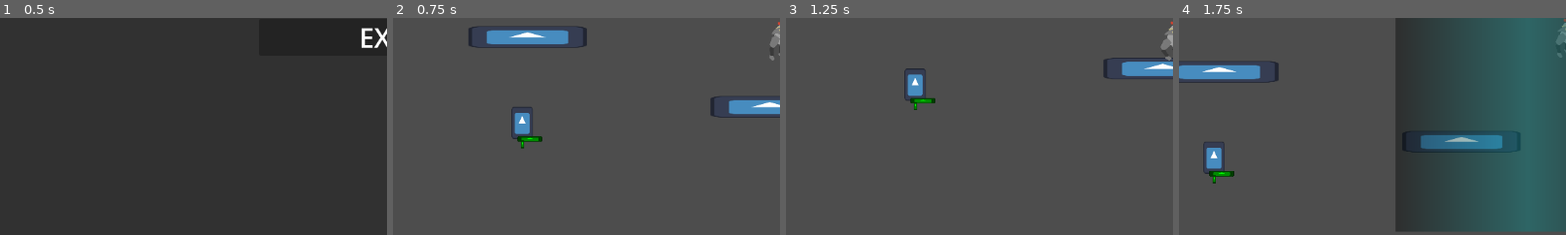
Above: before the commit, frames 1-4 (left to right).
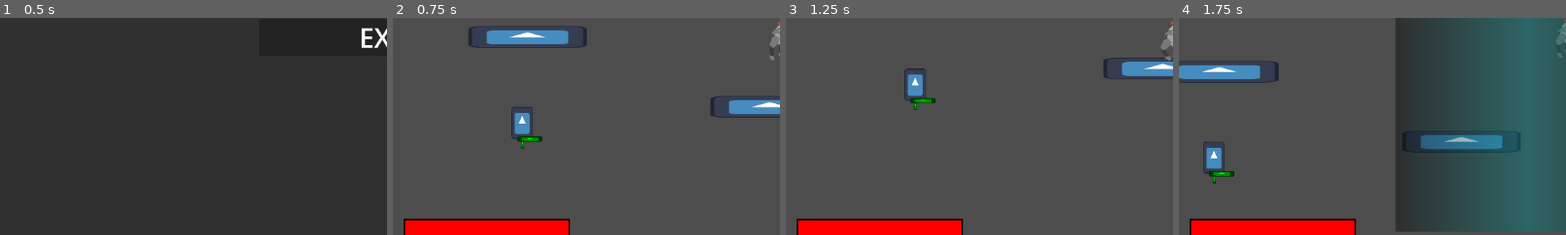
Above: after the commit, the same moments.

Repository: Cyberiada2025-2026/battle-of-pobliz
Game: Godot game, scene res://scenes/empty_scene.tscn
Two runs of this game, one before a commit and one after it. Both use one fixed random seed, a clock stepped at 60 frames per second and the inputs below. The engine's default icon, where the game draws it, is replaced by a stand-in: a white triangle on a blue panel in a dark square.
Inputs (mouse positions are % of the whole screen's width and height, from its top left):
- Up to frame 1 (0.5 s): no input
- Up to frame 2 (0.75 s): click (50, 45) at 0.5 s
- Up to frame 3 (1.25 s): no input
- Up to frame 4 (1.75 s): move the mouse to (72, 45) at 1.27 s; hold D (move_right) from 1.28 s (still down); right-click (72, 45) at 1.35 s; tap W (jump) at 1.52 s
The pictures show only the part of the screen within x 0-50%, y 50-100%; the shares and areas given below are measured in that part.

Frame 1 is identical in both runs. In frame 2, 3.3% of the frame differs, in the area x 2-46%, y 92-100%; in frame 3, 3.3%; in frame 4, 3.3%.

Commit message:
healthy player

Diff:
--- a/characters/bodies/body_controller/body_controller.gd
+++ b/characters/bodies/body_controller/body_controller.gd
@@ -1,8 +1,11 @@
 class_name BodyController
 extends CharacterBody2D
 
+signal zero_health
+
 ## put controllers here in order of evaluation
 @export var movement_components: Array[Node] = []
+@export var health: float = 10
 
 func _ready() -> void:
 	for movement_comp in movement_components:
--- /dev/null
+++ b/characters/bodies/health_bar/player_bar.gd
@@ -0,0 +1,28 @@
+extends Control
+
+
+@export var bar_base: Node
+@export var bar: Node
+
+var cur_health
+var health
+var length
+
+func _process(_delta: float) -> void:
+	var body = get_tree().get_first_node_in_group("possession_manager").current_body
+	if Input.is_action_just_pressed("debug_die"):
+		body.health -= 1
+	var h = body.health
+	if h <= 0:
+		body.zero_health.emit()
+	set_health(h)
+
+func _ready() -> void:
+	length = bar_base.size.x
+	bar.size.y = bar_base.size.y
+	health = get_tree().get_first_node_in_group("possession_manager").current_body.health
+	set_health(health)
+
+func set_health(boss_health: float) -> void:
+	cur_health = boss_health
+	bar.size.x = length * (cur_health/health)
--- /dev/null
+++ b/characters/bodies/health_bar/player_bar.tscn
@@ -0,0 +1,44 @@
+[gd_scene format=3 uid="uid://chpqinb64dahi"]
+
+[ext_resource type="Script" uid="uid://c8wjdv1hjll4o" path="res://characters/bodies/health_bar/player_bar.gd" id="1_nbg3a"]
+
+[node name="PlayerBar" type="Control" unique_id=1448383073 node_paths=PackedStringArray("bar_base", "bar")]
+layout_mode = 3
+anchors_preset = 15
+anchor_right = 1.0
+anchor_bottom = 1.0
+grow_horizontal = 2
+grow_vertical = 2
+script = ExtResource("1_nbg3a")
+bar_base = NodePath("back/Control")
+bar = NodePath("back/Control/bar")
+
+[node name="back" type="ColorRect" parent="." unique_id=443910640]
+layout_mode = 1
+anchors_preset = 15
+anchor_right = 1.0
+anchor_bottom = 1.0
+grow_horizontal = 2
+grow_vertical = 2
+color = Color(0, 0, 0, 1)
+
+[node name="Control" type="Control" parent="back" unique_id=1070708547]
+layout_mode = 1
+anchors_preset = 15
+anchor_right = 1.0
+anchor_bottom = 1.0
+offset_left = 2.0
+offset_top = 2.0
+offset_right = -2.0
+offset_bottom = -2.0
+grow_horizontal = 2
+grow_vertical = 2
+
+[node name="bar" type="ColorRect" parent="back/Control" unique_id=402725751]
+layout_mode = 1
+anchors_preset = 15
+anchor_right = 1.0
+anchor_bottom = 1.0
+grow_horizontal = 2
+grow_vertical = 2
+color = Color(1, 0, 0, 1)
--- a/scenes/debug/battle_arena_graybox.tscn
+++ b/scenes/debug/battle_arena_graybox.tscn
@@ -8,6 +8,7 @@
 [ext_resource type="Script" uid="uid://d14puh7xlterc" path="res://managers/possession_manager.gd" id="4_o0ro2"]
 [ext_resource type="PackedScene" uid="uid://cxm6tq32sgj4c" path="res://characters/bodies/wepons/revolver.tscn" id="5_2nv5k"]
 [ext_resource type="PackedScene" uid="uid://cy7pko314flel" path="res://characters/boss/boss_bar/boss_bar.tscn" id="8_70jce"]
+[ext_resource type="PackedScene" uid="uid://chpqinb64dahi" path="res://characters/bodies/health_bar/player_bar.tscn" id="9_aud8f"]
 
 [sub_resource type="RectangleShape2D" id="RectangleShape2D_neadt"]
 size = Vector2(42, 733)
@@ -89,3 +90,9 @@
 [node name="BossBar" parent="CanvasLayer" unique_id=859401329 node_paths=PackedStringArray("boss") instance=ExtResource("8_70jce")]
 offset_bottom = -617.0
 boss = NodePath("../../Boss")
+
+[node name="PlayerBar" parent="CanvasLayer" unique_id=1448383073 instance=ExtResource("9_aud8f")]
+offset_left = 16.0
+offset_top = 624.0
+offset_right = -889.0
+offset_bottom = 31.0
Not shown, added: characters/bodies/health_bar/player_bar.gd.uid
Not shown, added: characters/bodies/wepons/Gun1.png.import
